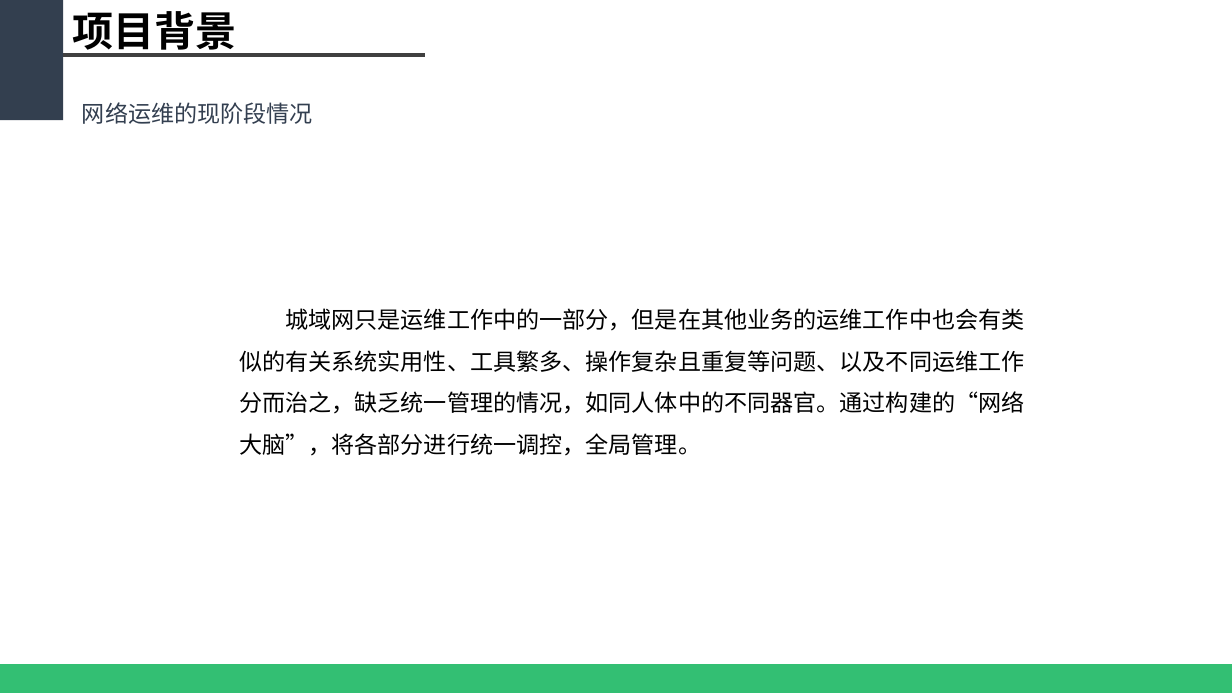
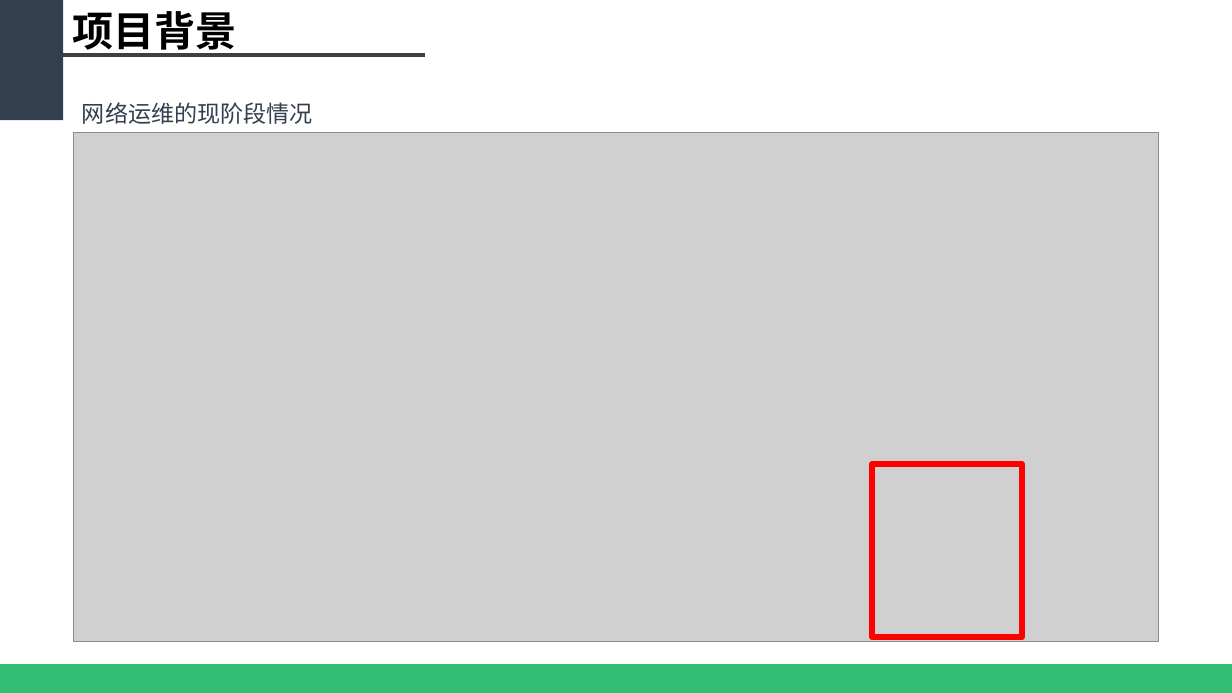
Before and after one commit to WeakX/Ref, a slide deck: slide 8 of 基于大数据的智慧网络运维平台_new[228].pptx. Drawn at 1232x693 pixels with LibreOffice and Linux fonts; fonts in the diff are those of the drawing; grey boxes stand for pictures. Boxes give left, top, right and bottom in pixels: in the first picture for what was removed or moved away, otherwise in the second. Text is boxed around its words. In the diff, an @@ line names an element or a change of style, - is before the commit and + after.

```diff
--- a/基于大数据的智慧网络运维平台_new[228].pptx
+++ b/基于大数据的智慧网络运维平台_new[228].pptx
@@ picture added at (74, 133, 1159, 642) @@
@@ text removed at (239, 308, 1024, 456) @@
-城域网只是运维工作中的一部分，但是在其他业务的运维工作中也会有类似的有关系统实用性、工具繁多、操作复杂且重复等问题、以及不同运维工作分而治之，缺乏统一管理的情况，如同人体中的不同器官。通过构建的“网络大脑”，将各部分进行统一调控，全局管理。
@@ rectangle added at (872, 464, 1022, 638), outline #FF0000 4.5 pt @@
```
Also in this commit, not shown: 3 other slides changed, 13 slides added, 1 other file.
